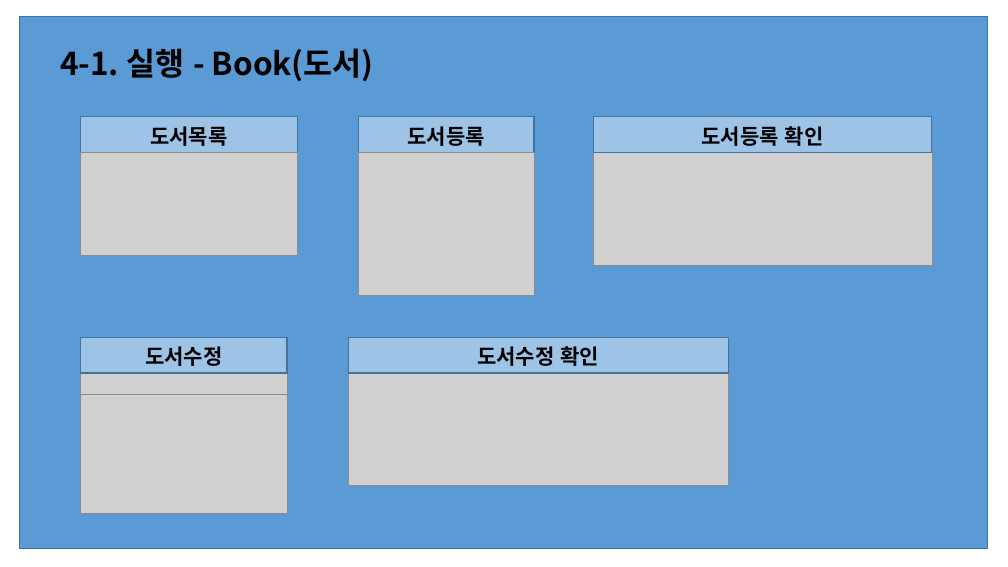
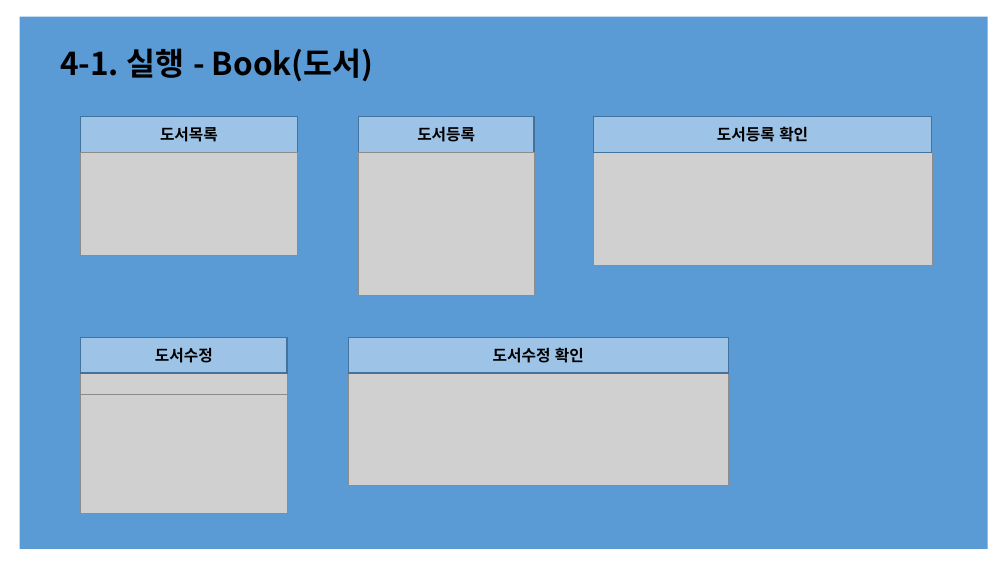
Before and after one commit to GGGGGGGGGGGGGGGil/Performance-Evaluation, a slide deck: slide 8 of 10.모던 웹 애플리케이션 개발2/모던 웹 애플리케이션 개발2_길은섭.pptx (slide 7 before the commit). Drawn at 1008x567 pixels with LibreOffice and Linux fonts; fonts in the diff are those of the drawing; grey boxes stand for pictures. Boxes give left, top, right and bottom in pixels: in the first picture for what was removed or moved away, otherwise in the second. Text is boxed around its words. In the diff, an @@ line names an element or a change of style, - is before the commit and + after.

```diff
--- a/10.모던 웹 애플리케이션 개발2/모던 웹 애플리케이션 개발2_길은섭.pptx
+++ b/10.모던 웹 애플리케이션 개발2/모던 웹 애플리케이션 개발2_길은섭.pptx
@@ rectangle at box(20, 17, 988, 549): outline #43739E 1 pt to none @@
@@ text removed at box(150, 126, 227, 146) @@
-도서목록
@@ text in rectangle at box(160, 126, 218, 142): text added @@
+도서목록
@@ text removed at box(408, 126, 485, 146) @@
-도서등록
@@ text in rectangle at box(417, 126, 475, 142): text added @@
+도서등록
@@ text removed at box(702, 126, 824, 146) @@
-도서등록 확인
@@ text in rectangle at box(717, 126, 808, 142): text added @@
+도서등록 확인
@@ text removed at box(145, 346, 222, 366) @@
-도서수정
@@ text in rectangle at box(155, 347, 213, 363): text added @@
+도서수정
@@ text removed at box(477, 346, 600, 366) @@
-도서수정 확인
@@ text in rectangle at box(493, 347, 584, 363): text added @@
+도서수정 확인
```
Also in this commit, not shown: 7 other slides changed, 2 slides added, 1 other file.
